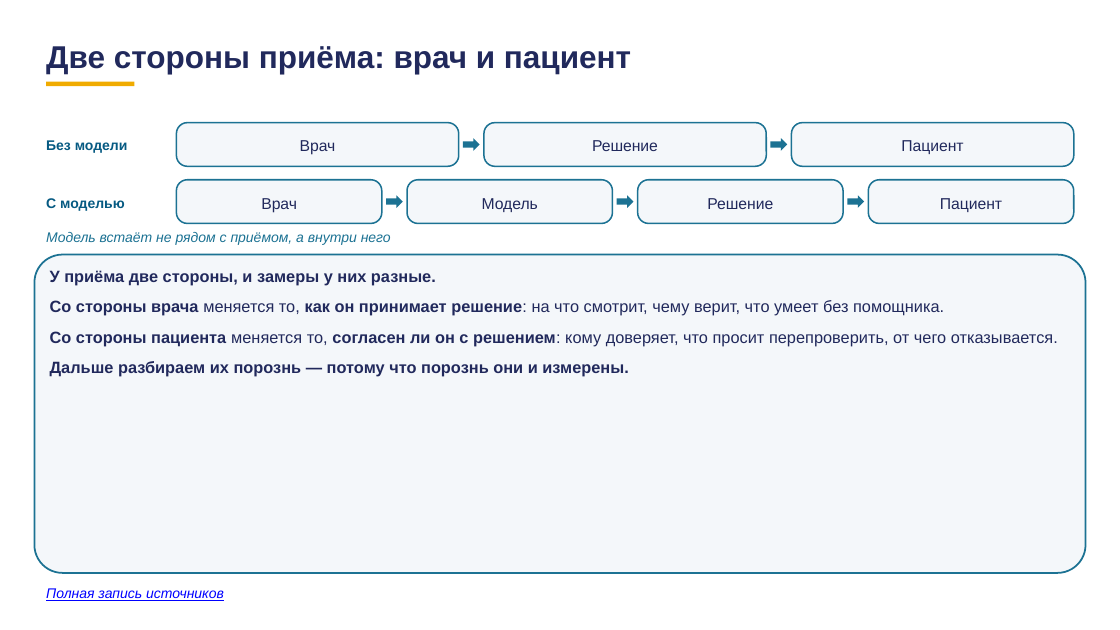
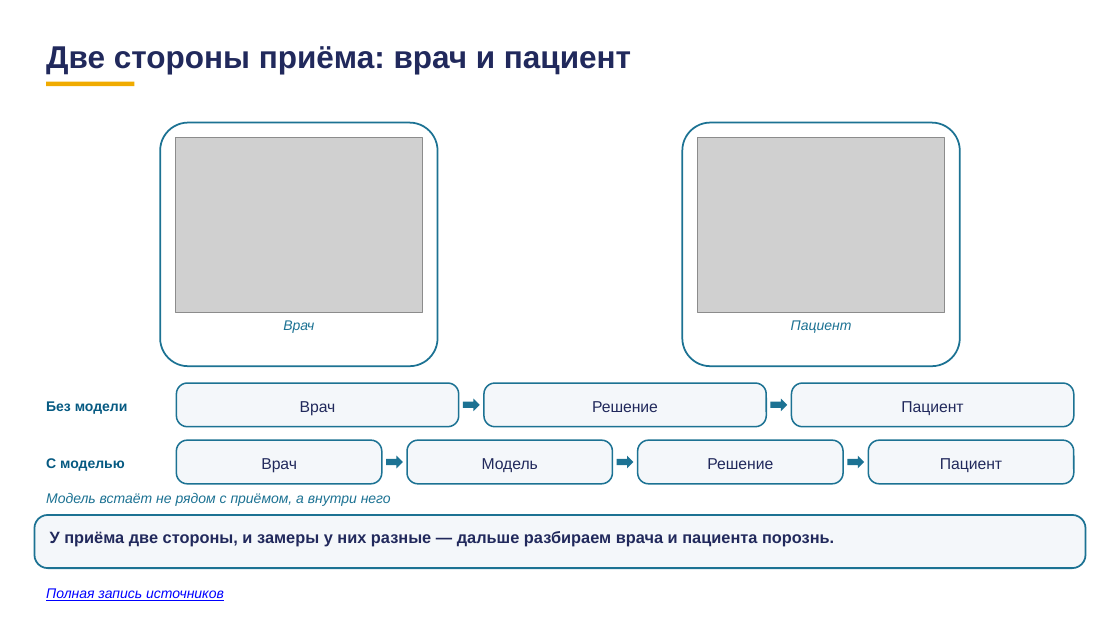
Before and after one commit to tellina-study/AI-usage-lessons, a slide deck: slide 1 of library/lectures/lec-07/rework/deck/tri-kadra-o-cheloveke.pptx. Drawn at 1120x630 pixels with LibreOffice and Linux fonts; fonts in the diff are those of the drawing; grey boxes stand for pictures. Boxes give left, top, right and bottom in pixels: in the first picture for what was removed or moved away, otherwise in the second. Text is boxed around its words. In the diff, an @@ line names an element or a change of style, - is before the commit and + after.

```diff
--- a/library/lectures/lec-07/rework/deck/tri-kadra-o-cheloveke.pptx
+++ b/library/lectures/lec-07/rework/deck/tri-kadra-o-cheloveke.pptx
@@ rounded rectangle added at [160,123,438,366], fill #FFFFFF, outline #1C7293 1.5 pt @@
@@ picture added at [176,138,423,313] @@
@@ rounded rectangle added at [682,123,960,366], fill #FFFFFF, outline #1C7293 1.5 pt @@
@@ picture added at [697,138,944,313] @@
@@ text removed at [50,270,1058,376] @@
-У приёма две стороны, и замеры у них разные.
-Со стороны врача меняется то, как он принимает решение: на что смотрит, чему верит, что умеет без помощника.
-Со стороны пациента меняется то, согласен ли он с решением: кому доверяет, что просит перепроверить, от чего отказывается.
-Дальше разбираем их порознь — потому что порознь они и измерены.
@@ text "Врач": place and size @@
-text "Врач" at [261,198,297,213]
+text "Врач" at [283,320,314,333]
@@ text "Врач" at [283,320,314,333]: size 13.5 to 12 pt, text colour #21295C to #1C7293, italic on; vertical alignment middle to top @@
@@ text "Пациент" at [791,320,852,333]: size 13.5 to 12 pt, text colour #21295C to #1C7293, italic on; vertical alignment middle to top @@
@@ text "Пациент": place and size @@
-text "Пациент" at [901,140,963,154]
+text "Пациент" at [791,320,852,333]
@@ text "Пациент": place and size @@
-text "Пациент" at [940,198,1002,212]
+text "Пациент" at [901,401,963,415]
@@ 7 texts, 7 rounded rectangles, 5 right arrows: place and size @@
-7 texts, 7 rounded rectangles, 5 right arrows at [46,123,1075,245]
+7 texts, 7 rounded rectangles, 5 right arrows at [46,383,1075,506]
@@ text added at [261,458,297,473], 13.5 pt, text #21295C @@
+Врач
@@ text added at [940,458,1002,472], 13.5 pt, text #21295C @@
+Пациент
@@ rounded rectangle: place and size @@
-rounded rectangle at [34,255,1086,573]
+rounded rectangle at [34,515,1086,568]
@@ rounded rectangle at [34,515,1086,568]: proportions changed @@
@@ text added at [50,531,834,546], 14 pt, text #21295C, bold @@
+У приёма две стороны, и замеры у них разные — дальше разбираем врача и пациента порознь.
```
Also in this commit, not shown: 2 other slides changed, 2 other files.
